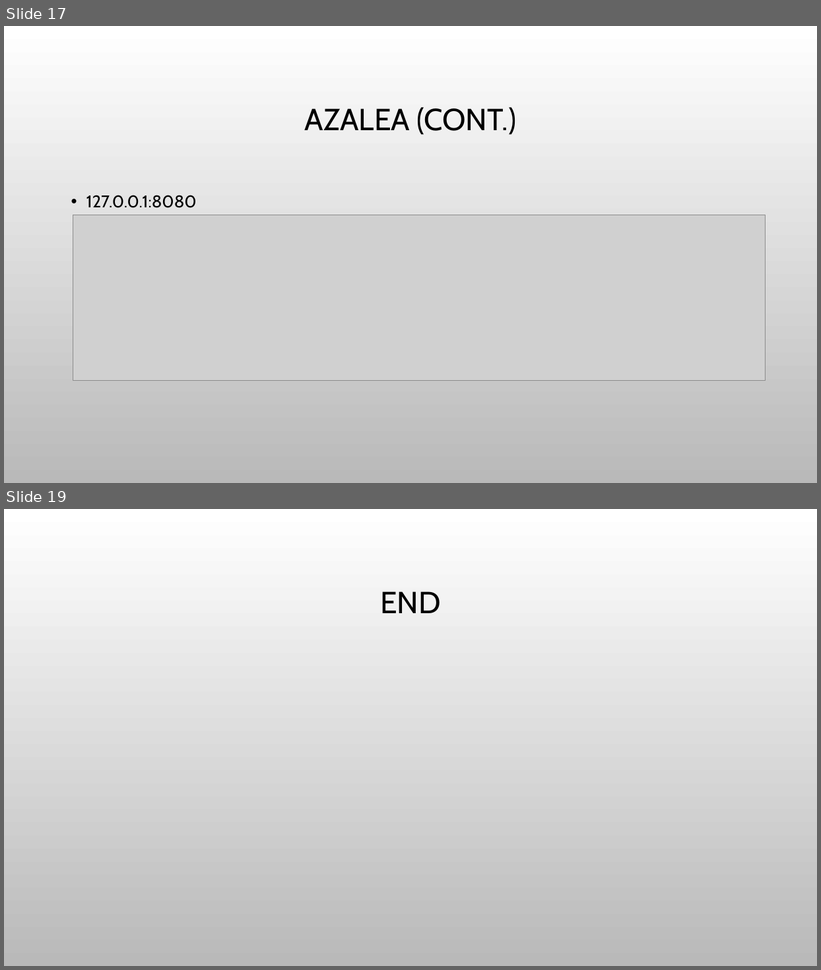
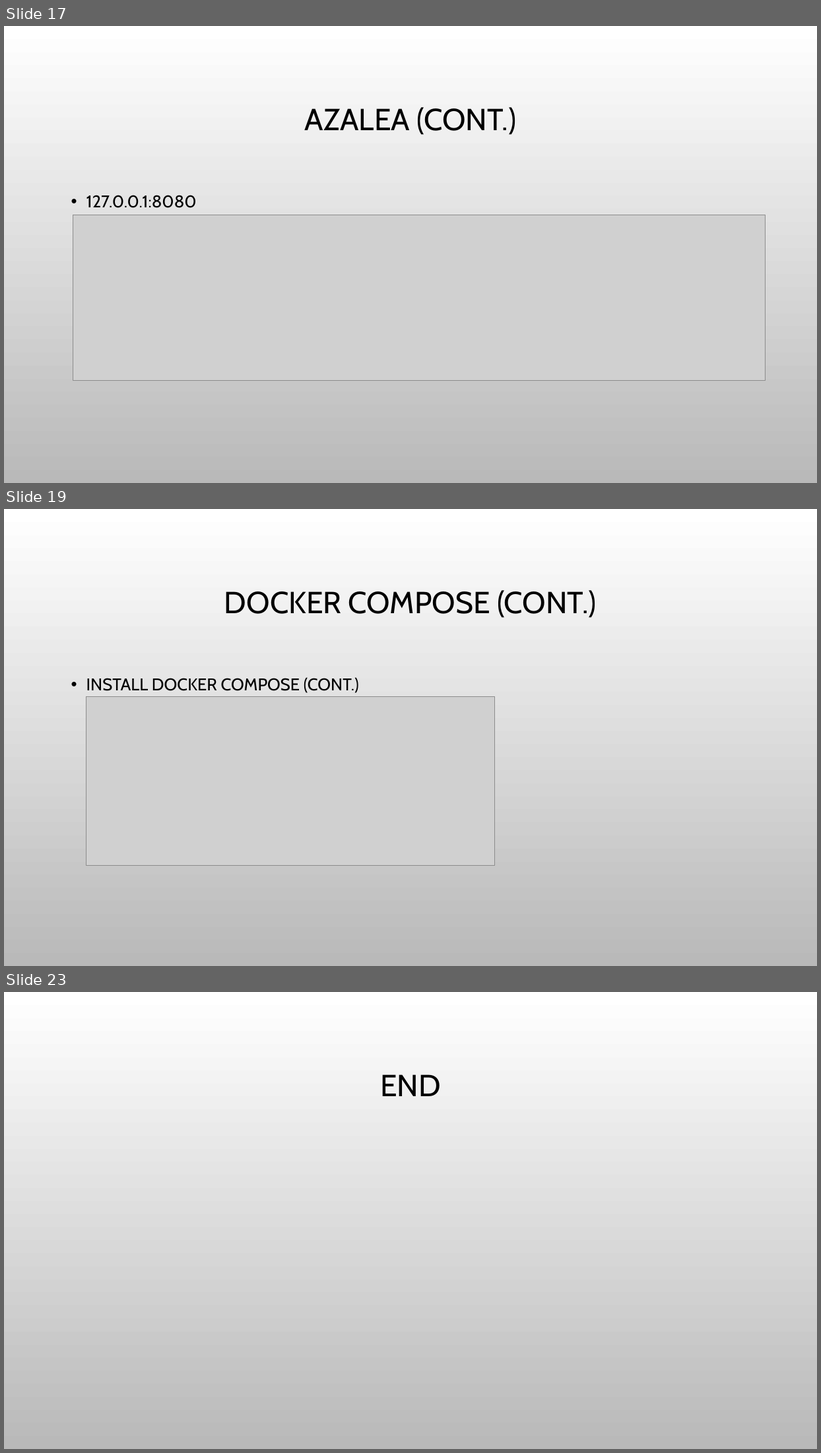
Before and after one commit to haixiang1977/iris, a slide deck: Docker architect.pptx. Shown one above the other, each under a label of ours: slides 17 and 19 before the commit, slides 17, 19 and 23 after it; the slides between them are not shown. The pictures are 821x970 and 821x1453 pixels, drawn with LibreOffice and Linux fonts; fonts in the diff are those of the drawing; grey boxes stand for pictures; background and template pictures are left out. Boxes give left, top, right and bottom in pixels: in the first picture for what was removed or moved away, otherwise in the second. Text is boxed around its words. In the diff, an @@ line names an element or a change of style, - is before the commit and + after.

Commit message:
Update docker-compose file

```diff
--- a/Docker architect.pptx
+++ b/Docker architect.pptx
@@ slide 19 added at box(4, 509, 817, 966), background picture (left out) @@
@@ title added at box(224, 590, 597, 618), 36 pt, text #000000 @@
+DOCKER COMPOSE (CONT.)
@@ text added at box(86, 677, 359, 693), 20 pt, text #000000 @@
+• INSTALL DOCKER COMPOSE (CONT.)
@@ picture added at box(86, 697, 495, 866) @@
@@ what was slide 19 is now slide 23 @@
```
Also in this commit, not shown: 1 slide changed, 3 other slides added, 1 other file.
